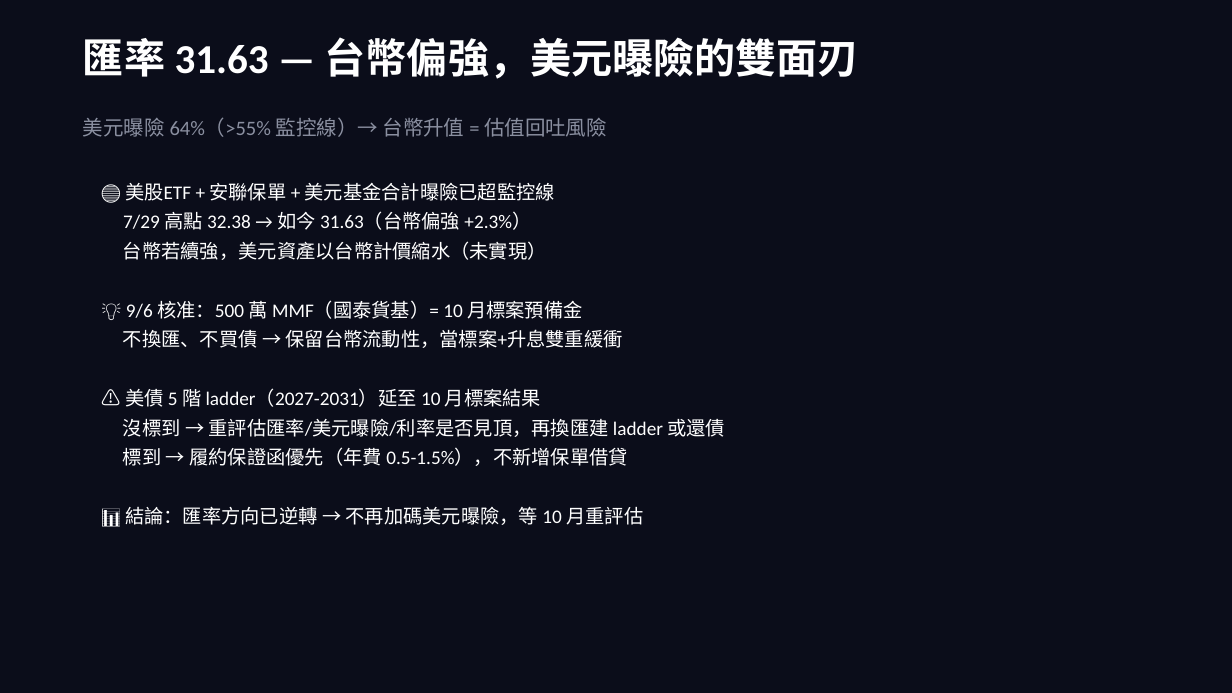
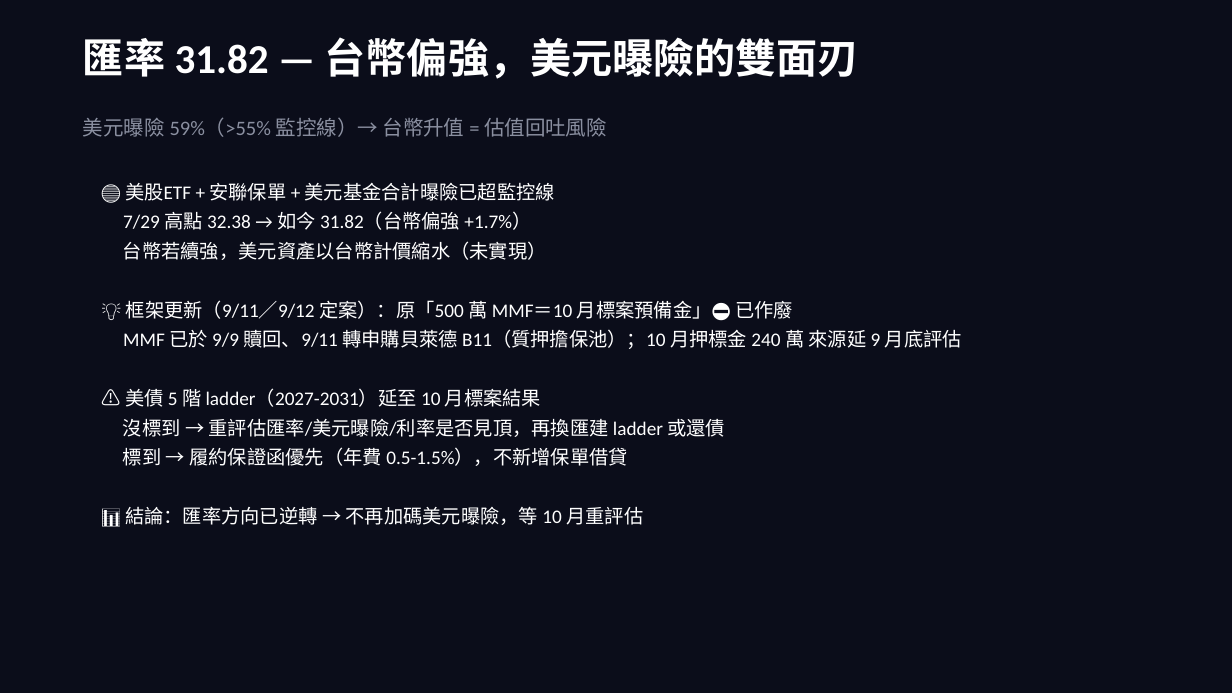
Before and after one commit to b0988321088/longjiu-dashboard-2, a slide deck: slide 3 of 大轉向資產配置策略_final.pptx. Drawn at 1232x693 pixels with LibreOffice and Linux fonts; fonts in the diff are those of the drawing. Boxes give left, top, right and bottom in pixels: in the first picture for what was removed or moved away, otherwise in the second. Text is boxed around its words. In the diff, an @@ line names an element or a change of style, - is before the commit and + after.

Commit message:
data+purity: 清除舊質押口徑殘留（MMF=標案預備金／700萬池押350萬／押標金由質押餘額）＋刪除 5 個測試垃圾頁

```diff
--- a/大轉向資產配置策略_final.pptx
+++ b/大轉向資產配置策略_final.pptx
@@ text at bbox=[83, 37, 859, 79]: text changed @@
-匯率 31.63 — 台幣偏強，美元曝險的雙面刃
+匯率 31.82 — 台幣偏強，美元曝險的雙面刃
@@ text at bbox=[83, 118, 607, 137]: text changed @@
-美元曝險 64%（>55% 監控線）→ 台幣升值 = 估值回吐風險
+美元曝險 59%（>55% 監控線）→ 台幣升值 = 估值回吐風險
@@ text at bbox=[123, 212, 531, 230]: text changed @@
-7/29 高點 32.38 → 如今 31.63（台幣偏強 +2.3%）
+7/29 高點 32.38 → 如今 31.82（台幣偏強 +1.7%）
@@ text at bbox=[123, 300, 962, 349]: text changed @@
-💡 9/6 核准：500 萬 MMF（國泰貨基）= 10 月標案預備金
-不換匯、不買債 → 保留台幣流動性，當標案+升息雙重緩衝
+💡 框架更新（9/11／9/12 定案）：原「500 萬 MMF＝10 月標案預備金」⛔ 已作廢
+MMF 已於 9/9 贖回、9/11 轉申購貝萊德 B11（質押擔保池）；10 月押標金 240 萬 來源延 9 月底評估
```
Also in this commit, not shown: 9 other slides changed, 13 other files.
